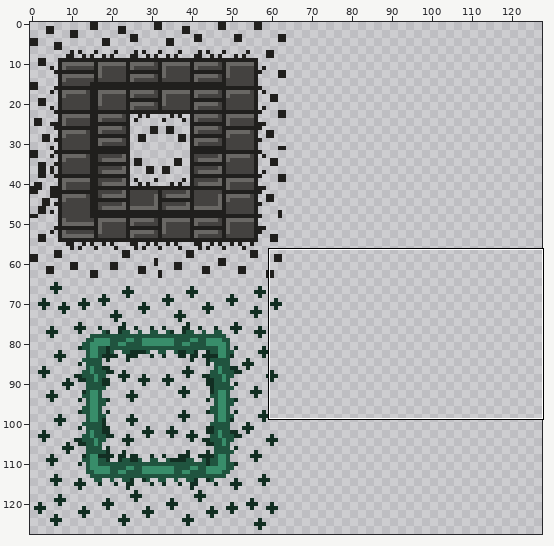
File history of a pixel-art file, Assets/Textures/Tilemaps/MapTextures.aseprite. The picture above shows the old version from afar; the outline marks the close-up.
Close-up. Old version:
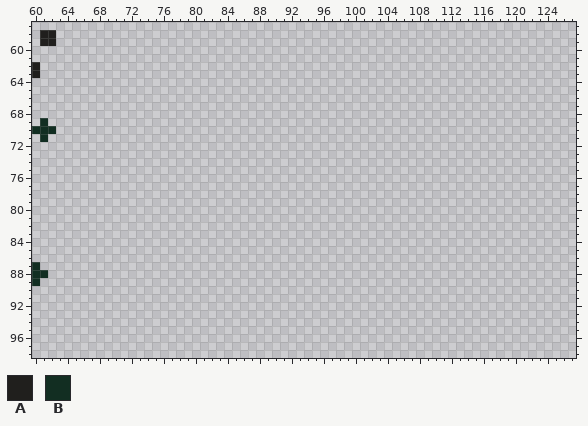
128x128 pixels, 1 frame. Shown: x 60..127, y 57..98. The old version is drawn lined up with the new one.
Palette (. is transparent): A #201f1d  B #122e22
Pixels before (only the part around the change), first column x 60:
57 ....................................................................
58 .AA.................................................................
59 .AA.................................................................
60 ....................................................................
61 ....................................................................
62 A...................................................................
63 A...................................................................
64 ....................................................................
65 ....................................................................
66 ....................................................................
67 ....................................................................
68 ....................................................................
69 .B..................................................................
70 BBB.................................................................
71 .B..................................................................
72 ....................................................................
73 ....................................................................
74 ....................................................................
75 ....................................................................
76 ....................................................................
77 ....................................................................
78 ....................................................................
79 ....................................................................
80 ....................................................................
81 ....................................................................
82 ....................................................................
83 ....................................................................
84 ....................................................................
85 ....................................................................
86 ....................................................................
87 B...................................................................
88 BB..................................................................
89 B...................................................................
90 ....................................................................
91 ....................................................................
92 ....................................................................
93 ....................................................................
94 ....................................................................
95 ....................................................................
96 ....................................................................
97 ....................................................................
98 ....................................................................
The same view after the edit:
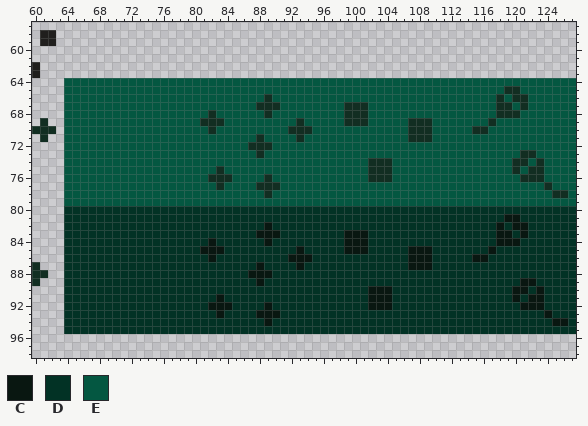
Colours new in this view: C #091711  D #023225  E #045741
The exact change:
drawings rearranged on the sheet (the old picture shows each at its new place)
y 64: x 64..127 ................................................................ -> EEEEEEEEEEEEEEEEEEEEEEEEEEEEEEEEEEEEEEEEEEEEEEEEEEEEEEEEEEEEEEEE
y 65: x 64..127 ................................................................ -> EEEEEEEEEEEEEEEEEEEEEEEEEEEEEEEEEEEEEEEEEEEEEEEEEEEEEEEBBEEEEEEE
y 66: x 64..127 ................................................................ -> EEEEEEEEEEEEEEEEEEEEEEEEEBEEEEEEEEEEEEEEEEEEEEEEEEEEEEBEBBEEEEEE
y 67: x 64..127 ................................................................ -> EEEEEEEEEEEEEEEEEEEEEEEEBBBEEEEEEEEBBBEEEEEEEEEEEEEEEEBBEBEEEEEE
y 68: x 64..127 ................................................................ -> EEEEEEEEEEEEEEEEEEBEEEEEEBEEEEEEEEEBBBEEEEEEEEEEEEEEEEBBBEEEEEEE
y 69: x 64..127 ................................................................ -> EEEEEEEEEEEEEEEEEBBBEEEEEEEEEBEEEEEBBBEEEEEBBBEEEEEEEBEEEEEEEEEE
y 70: x 64..127 ................................................................ -> EEEEEEEEEEEEEEEEEEBEEEEEEEEEBBBEEEEEEEEEEEEBBBEEEEEBBEEEEEEEEEEE
y 71: x 64..127 ................................................................ -> EEEEEEEEEEEEEEEEEEEEEEEEBEEEEBEEEEEEEEEEEEEBBBEEEEEEEEEEEEEEEEEE
y 72: x 64..127 ................................................................ -> EEEEEEEEEEEEEEEEEEEEEEEBBBEEEEEEEEEEEEEEEEEEEEEEEEEEEEEEEEEEEEEE
y 73: x 64..127 ................................................................ -> EEEEEEEEEEEEEEEEEEEEEEEEBEEEEEEEEEEEEEEEEEEEEEEEEEEEEEEEEBBEEEEE
y 74: x 64..127 ................................................................ -> EEEEEEEEEEEEEEEEEEEEEEEEEEEEEEEEEEEEEEBBBEEEEEEEEEEEEEEEBBEBEEEE
y 75: x 64..127 ................................................................ -> EEEEEEEEEEEEEEEEEEEBEEEEEEEEEEEEEEEEEEBBBEEEEEEEEEEEEEEEBEBBEEEE
y 76: x 64..127 ................................................................ -> EEEEEEEEEEEEEEEEEEBBBEEEEBEEEEEEEEEEEEBBBEEEEEEEEEEEEEEEEBBBEEEE
y 77: x 64..127 ................................................................ -> EEEEEEEEEEEEEEEEEEEBEEEEBBBEEEEEEEEEEEEEEEEEEEEEEEEEEEEEEEEEBEEE
y 78: x 64..127 ................................................................ -> EEEEEEEEEEEEEEEEEEEEEEEEEBEEEEEEEEEEEEEEEEEEEEEEEEEEEEEEEEEEEBBE
y 79: x 64..127 ................................................................ -> EEEEEEEEEEEEEEEEEEEEEEEEEEEEEEEEEEEEEEEEEEEEEEEEEEEEEEEEEEEEEEEE
y 80: x 64..127 ................................................................ -> DDDDDDDDDDDDDDDDDDDDDDDDDDDDDDDDDDDDDDDDDDDDDDDDDDDDDDDDDDDDDDDD
y 81: x 64..127 ................................................................ -> DDDDDDDDDDDDDDDDDDDDDDDDDDDDDDDDDDDDDDDDDDDDDDDDDDDDDDDCCDDDDDDD
y 82: x 64..127 ................................................................ -> DDDDDDDDDDDDDDDDDDDDDDDDDCDDDDDDDDDDDDDDDDDDDDDDDDDDDDCDCCDDDDDD
y 83: x 64..127 ................................................................ -> DDDDDDDDDDDDDDDDDDDDDDDDCCCDDDDDDDDCCCDDDDDDDDDDDDDDDDCCDCDDDDDD
y 84: x 64..127 ................................................................ -> DDDDDDDDDDDDDDDDDDCDDDDDDCDDDDDDDDDCCCDDDDDDDDDDDDDDDDCCCDDDDDDD
y 85: x 64..127 ................................................................ -> DDDDDDDDDDDDDDDDDCCCDDDDDDDDDCDDDDDCCCDDDDDCCCDDDDDDDCDDDDDDDDDD
y 86: x 64..127 ................................................................ -> DDDDDDDDDDDDDDDDDDCDDDDDDDDDCCCDDDDDDDDDDDDCCCDDDDDCCDDDDDDDDDDD
y 87: x 64..127 ................................................................ -> DDDDDDDDDDDDDDDDDDDDDDDDCDDDDCDDDDDDDDDDDDDCCCDDDDDDDDDDDDDDDDDD
y 88: x 64..127 ................................................................ -> DDDDDDDDDDDDDDDDDDDDDDDCCCDDDDDDDDDDDDDDDDDDDDDDDDDDDDDDDDDDDDDD
y 89: x 64..127 ................................................................ -> DDDDDDDDDDDDDDDDDDDDDDDDCDDDDDDDDDDDDDDDDDDDDDDDDDDDDDDDDCCDDDDD
y 90: x 64..127 ................................................................ -> DDDDDDDDDDDDDDDDDDDDDDDDDDDDDDDDDDDDDDCCCDDDDDDDDDDDDDDDCCDCDDDD
y 91: x 64..127 ................................................................ -> DDDDDDDDDDDDDDDDDDDCDDDDDDDDDDDDDDDDDDCCCDDDDDDDDDDDDDDDCDCCDDDD
y 92: x 64..127 ................................................................ -> DDDDDDDDDDDDDDDDDDCCCDDDDCDDDDDDDDDDDDCCCDDDDDDDDDDDDDDDDCCCDDDD
y 93: x 64..127 ................................................................ -> DDDDDDDDDDDDDDDDDDDCDDDDCCCDDDDDDDDDDDDDDDDDDDDDDDDDDDDDDDDDCDDD
y 94: x 64..127 ................................................................ -> DDDDDDDDDDDDDDDDDDDDDDDDDCDDDDDDDDDDDDDDDDDDDDDDDDDDDDDDDDDDDCCD
y 95: x 64..127 ................................................................ -> DDDDDDDDDDDDDDDDDDDDDDDDDDDDDDDDDDDDDDDDDDDDDDDDDDDDDDDDDDDDDDDD
